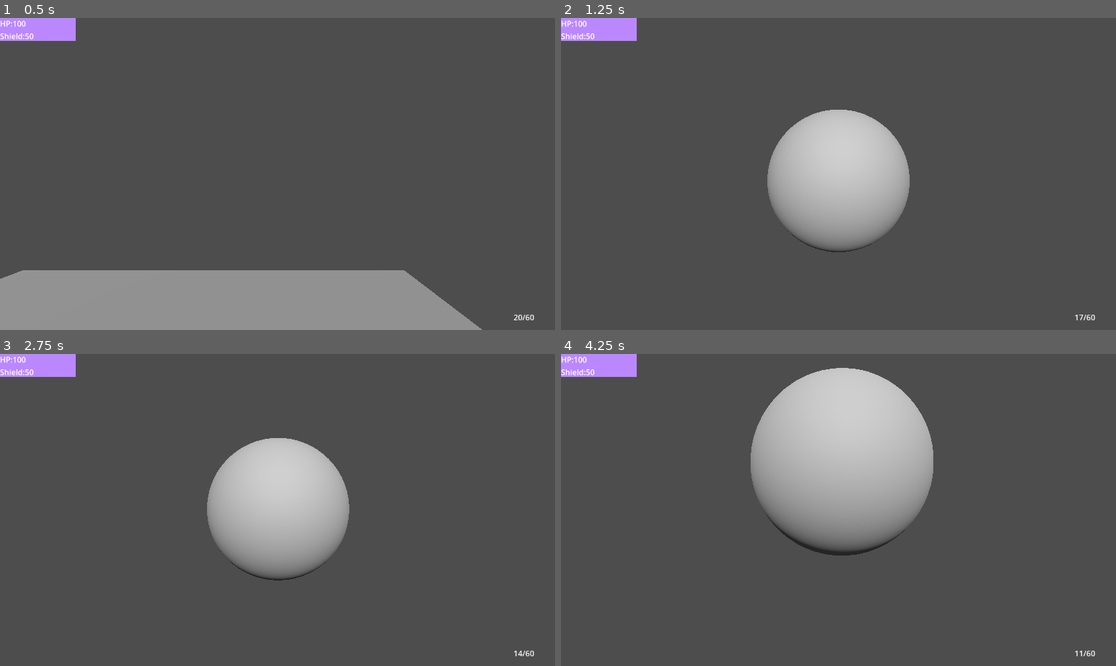
Above: before the commit, frames 1-4 (two rows, left to right).
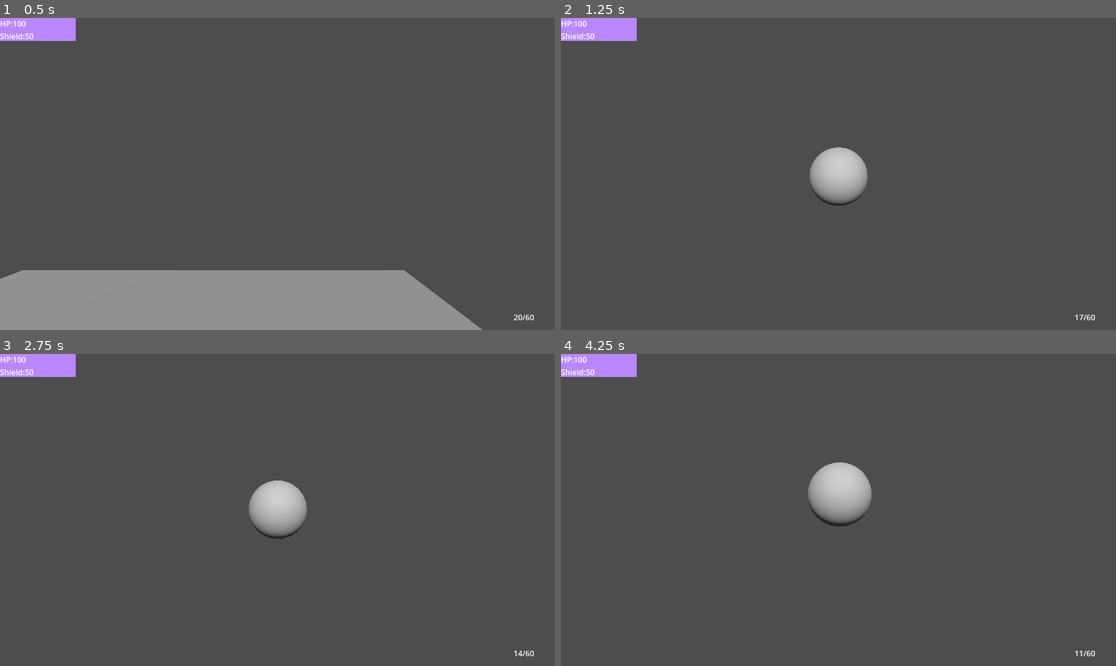
Above: after the commit, the same moments.

Repository: kuritism/scrimmages-during-internship-2
Game: Godot game, scene res://level.tscn
Same seed, same stepped clock (60 frames per second), same inputs: the game is played once before the commit and once after it.
Inputs (mouse positions are in pixels of both pictures, inside the frame that each line leads up to):
- Up to frame 1 (0.5 s): no input
- Up to frame 2 (1.25 s): move the mouse to (866, 174) at 0.52 s; press the mouse at (866, 174) at 0.53 s; hold W (move_forward) from 0.53 s (still down); tap Space (jump) at 0.77 s
- Up to frame 3 (2.75 s): keep holding W (move_forward); move the mouse to (249, 510) at 1.27 s; release the mouse at (249, 510) at 1.28 s; click (249, 510) at 1.35 s; tap Space (jump) at 1.52 s; tap Enter at 2 s; move the mouse to (288, 503) at 2.02 s; press the mouse at (288, 503) at 2.03 s
- Up to frame 4 (4.25 s): keep holding W (move_forward); move the mouse to (832, 516) at 2.77 s; release the mouse at (832, 516) at 2.78 s; click (832, 516) at 2.85 s; tap Space (jump) at 3.02, 3.5, 3.77 s; move the mouse to (877, 513) at 3.52 s; press the mouse at (877, 513) at 3.53 s

Frame 1 is identical in both runs. In frame 2, 8.2% of the frame differs, in the area x 37-63%, y 29-76%; in frame 3, 8.1%; in frame 4, 14%, in the area x 34-68%, y 4-65%.

Commit message:
GYATT

Diff:
--- a/Bullet.gd
+++ b/Bullet.gd
@@ -8,4 +8,3 @@
 	print("Fish")
 func setup(bdam):
 	bullet_damage = bdam
-	$CollisionShape3D.disabled = false
--- a/Bullet.tscn
+++ b/Bullet.tscn
@@ -14,7 +14,9 @@
 transform = Transform3D(0.25, 0, 0, 0, 0.25, 0, 0, 0, 0.25, 0, 0, 0)
 mesh = SubResource("SphereMesh_8mt1s")
 
-[node name="CollisionShape3D" type="CollisionShape3D" parent="."]
+[node name="Area3D" type="Area3D" parent="."]
+
+[node name="CollisionShape3D" type="CollisionShape3D" parent="Area3D"]
 transform = Transform3D(0.25, 0, 0, 0, 0.25, 0, 0, 0, 0.25, 0, 0, 0)
 shape = SubResource("SphereShape3D_fkouj")
 disabled = true
--- a/Gun_Component.gd
+++ b/Gun_Component.gd
@@ -26,8 +26,8 @@
 		bullet.setup(bullet_damage)
 		bullet.position.x=position.x
 		bullet.position.y=position.y - 0.5
-		bullet.position.z=position.z + 1
-		bullet.apply_central_force(global_transform.basis.z * bullet_speed * 500)
+		bullet.position.z=position.z + 1.5
+		bullet.apply_central_force(global_transform.basis.z * bullet_speed * 300)
 		bullet.reparent(root)
 	num_bullets -= 1
 	can_fire = false
--- a/player.tscn
+++ b/player.tscn
@@ -28,10 +28,12 @@
 
 [node name="Camera3D" type="Camera3D" parent="TwistPivot/PitchPivot"]
 transform = Transform3D(1, 0, 0, 0, 1, 0, 0, 0, 1, 0, 0.499952, -0.495036)
+current = true
 
 [node name="Gun Component" type="Node3D" parent="TwistPivot/PitchPivot"]
 transform = Transform3D(-1, 0, -8.74228e-08, 0, 1, 0, 8.74228e-08, 0, -1, 0, 0.5, -1.5)
 script = ExtResource("2_gls47")
+bullet_damage = 150
 
 [node name="Chamber_Time" type="Timer" parent="TwistPivot/PitchPivot/Gun Component"]
 one_shot = true
Not shown: 1 places in Bullet.tscn that only renumber resources
Not shown: 1 places in level.tscn that only renumber resources
